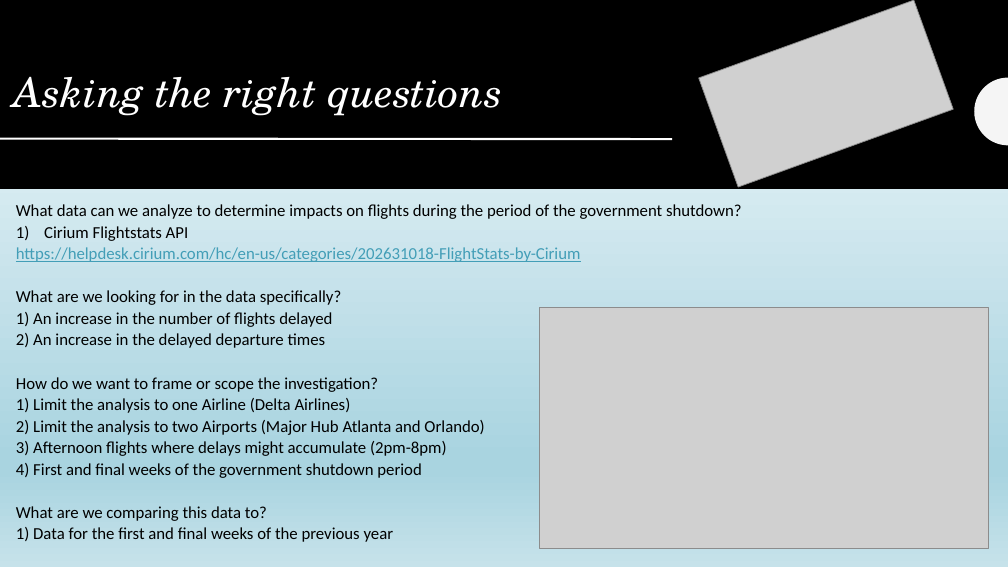
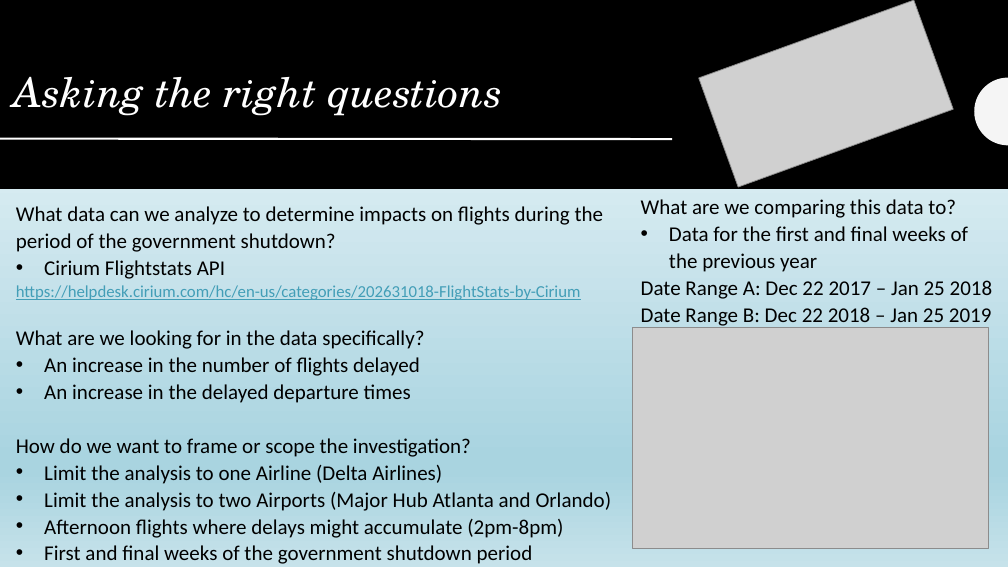
Before and after one commit to leannesevier/BAMF-Project-7, a slide deck: slide 6 of Team_BAMF_Airport_Delays_During_Shutdown.pptx. Drawn at 1008x567 pixels with LibreOffice and Linux fonts; fonts in the diff are those of the drawing; grey boxes stand for pictures. Boxes give left, top, right and bottom in pixels: in the first picture for what was removed or moved away, otherwise in the second. Text is boxed around its words. In the diff, an @@ line names an element or a change of style, - is before the commit and + after.

Commit message:
Updated Initial Analysis

```diff
--- a/Team_BAMF_Airport_Delays_During_Shutdown.pptx
+++ b/Team_BAMF_Airport_Delays_During_Shutdown.pptx
@@ text at [16,206,604,457]: size 16 to 20 pt in "What data can we analyze to determine ...", "Cirium Flightstats API", "What are we looking for in the ...", "How do we want to frame or ..."; bullet 1) to • @@
@@ text added at [641,199,993,329], 20 pt, text #000000 @@
+What are we comparing this data to?
+• Data for the first and final weeks of the previous year
+Date Range A: Dec 22 2017 – Jan 25 2018
+Date Range B: Dec 22 2018 – Jan 25 2019
@@ picture: place and size @@
-picture at [540,308,988,549]
+picture at [632,327,988,548]
@@ text at [44,357,420,403]: text changed; size 16 to 20 pt @@
-1) An increase in the number of flights delayed
-2) An increase in the delayed departure times
+• An increase in the number of flights delayed
+• An increase in the delayed departure times
@@ text at [44,465,612,564]: text changed; size 16 to 20 pt @@
-1) Limit the analysis to one Airline (Delta Airlines)
-2) Limit the analysis to two Airports (Major Hub Atlanta and Orlando)
-3) Afternoon flights where delays might accumulate (2pm-8pm)
-4) First and final weeks of the government shutdown period
-What are we comparing this data to?
-1) Data for the first and final weeks of the previous year
+• Limit the analysis to one Airline (Delta Airlines)
+• Limit the analysis to two Airports (Major Hub Atlanta and Orlando)
+• Afternoon flights where delays might accumulate (2pm-8pm)
+• First and final weeks of the government shutdown period
```
Also in this commit, not shown: 7 other slides changed, 2 slides added.
